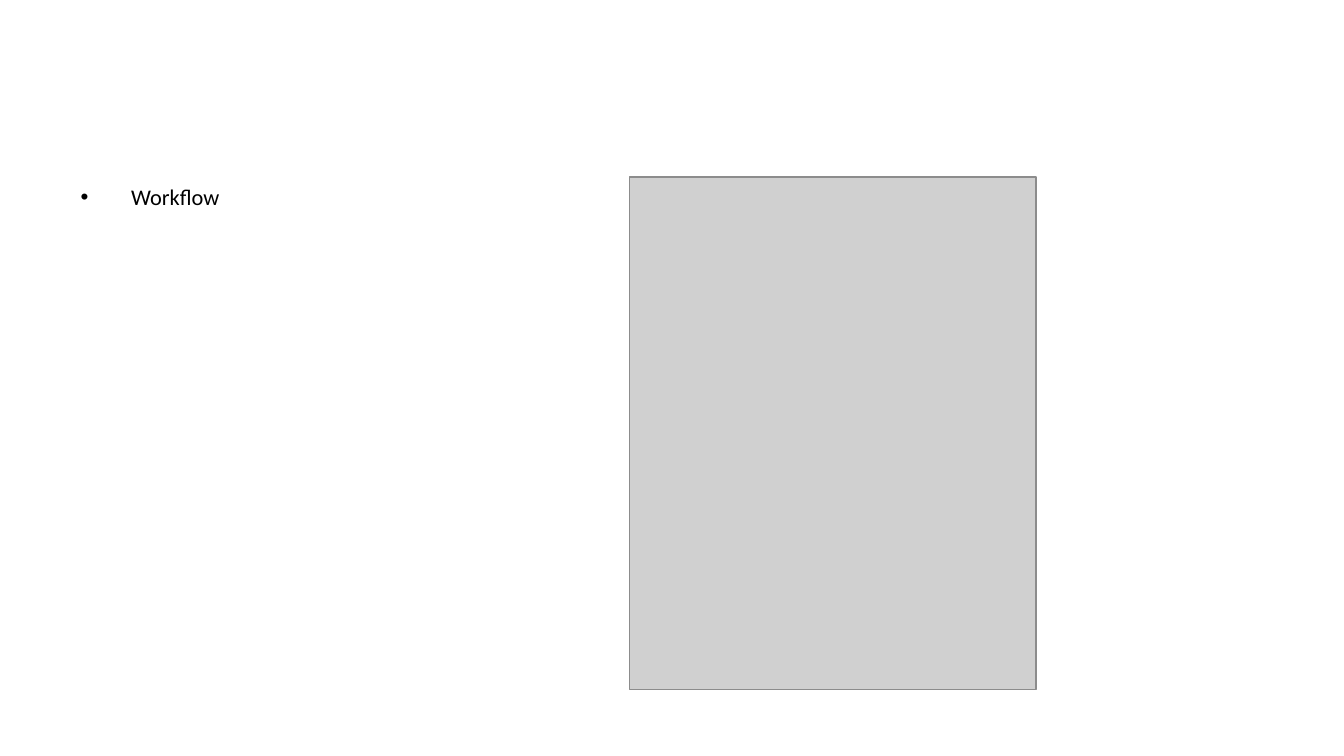
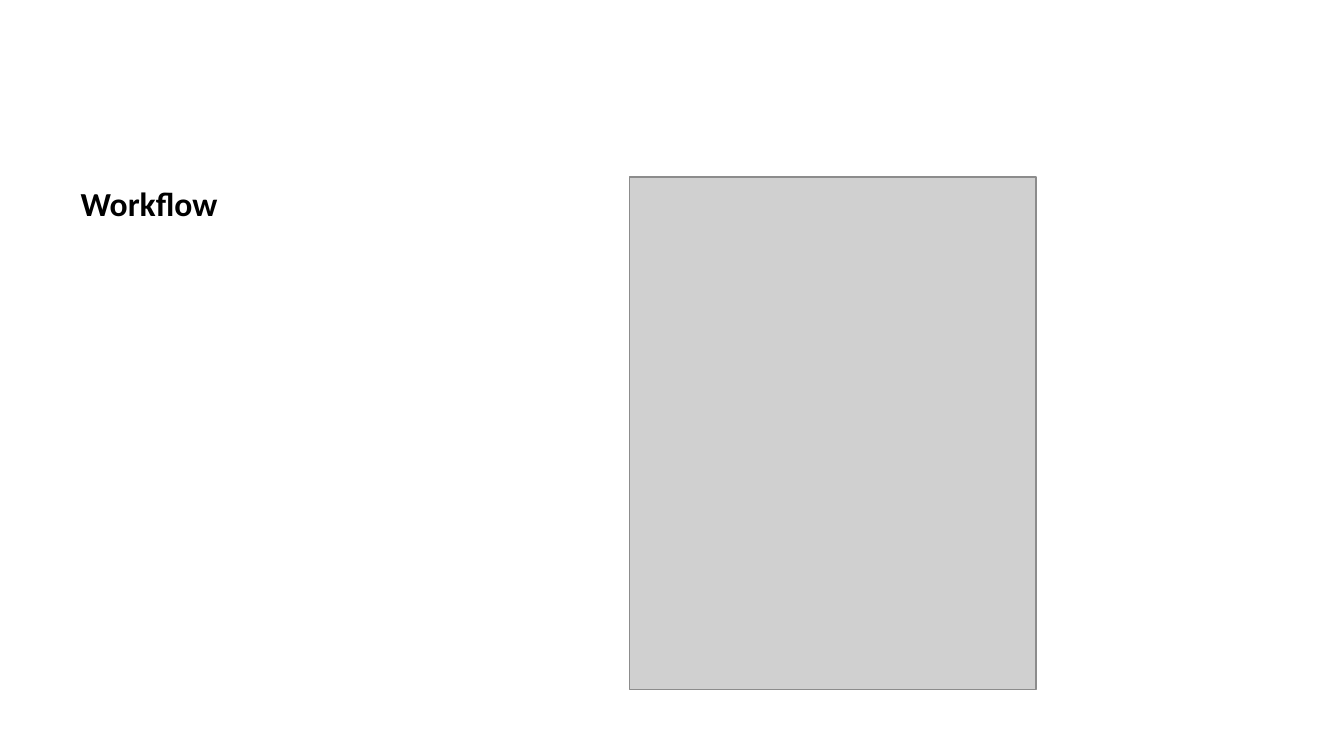
Before and after one commit to arturkwiek/gitlab-tutorial, a slide deck: slide 21 of gitLab - tutorial.pptx (slide 22 before the commit). Drawn at 1344x756 pixels with LibreOffice and Linux fonts; fonts in the diff are those of the drawing; grey boxes stand for pictures; background and template pictures are left out. Boxes give left, top, right and bottom in pixels: in the first picture for what was removed or moved away, otherwise in the second. Text is boxed around its words. In the diff, an @@ line names an element or a change of style, - is before the commit and + after.

```diff
--- a/gitLab - tutorial.pptx
+++ b/gitLab - tutorial.pptx
@@ text "Workflow" at (81,192,218,217): size 12 to 18 pt, bold on; bullet • to none; more space between paragraphs @@
```
Also in this commit, not shown: 1 other slide changed, 8 slides added, 1 slide removed.
